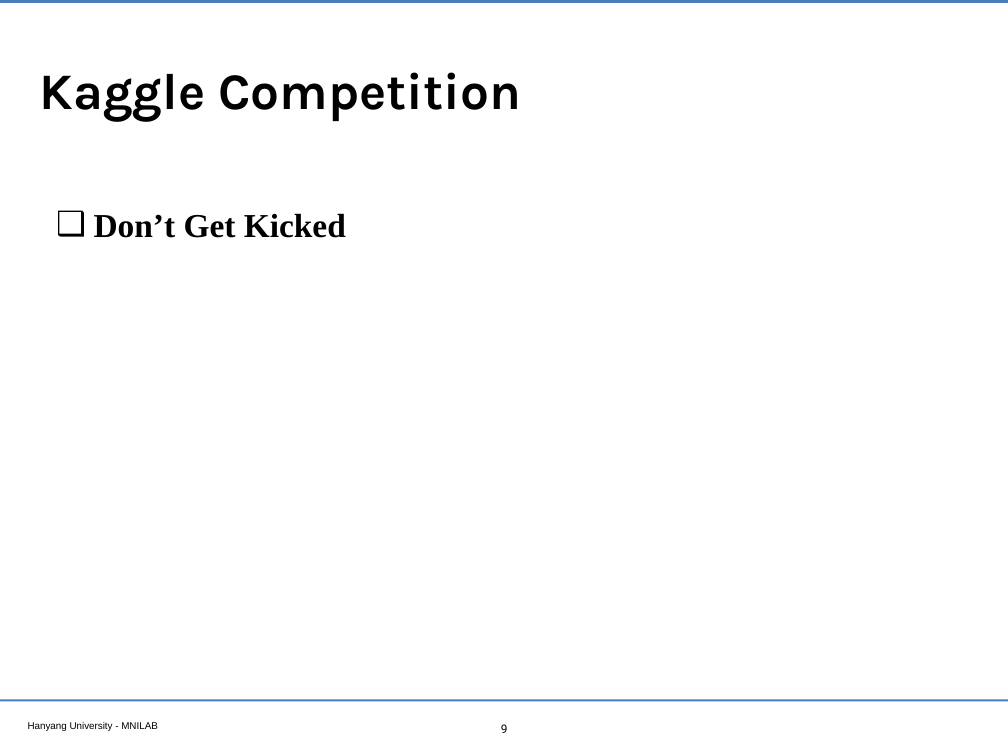
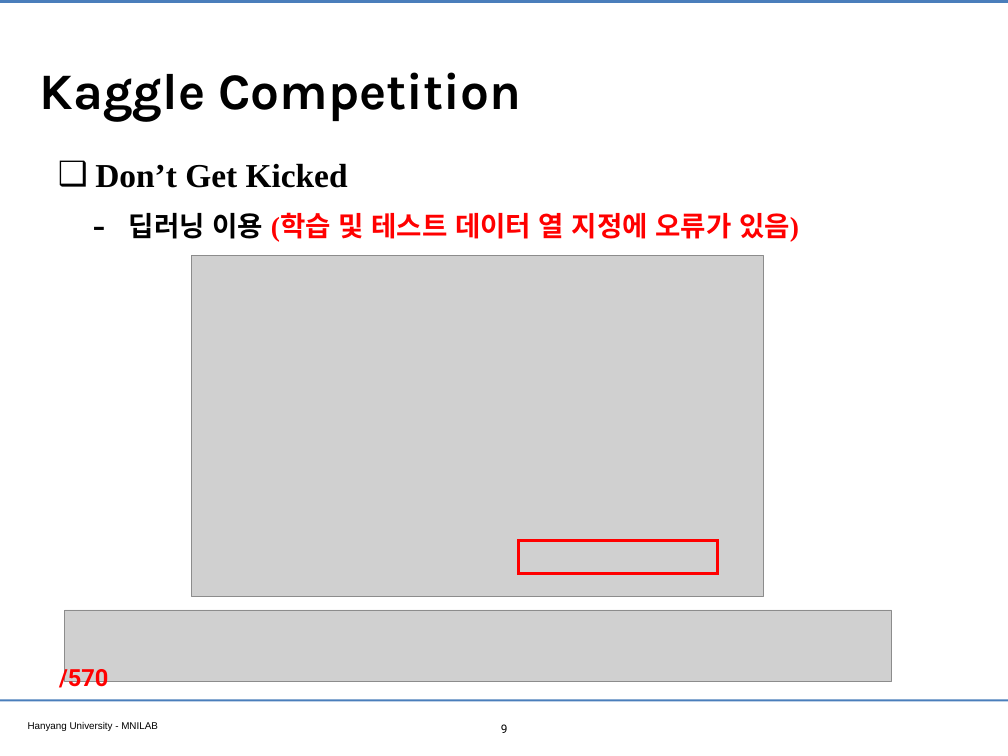
Before and after one commit to WannaBeSuperteur/2020, a slide deck: slide 9 of report/200626_AI.pptx. Drawn at 1008x756 pixels with LibreOffice and Linux fonts; fonts in the diff are those of the drawing; grey boxes stand for pictures; background and template pictures are left out. Boxes give left, top, right and bottom in pixels: in the first picture for what was removed or moved away, otherwise in the second. Text is boxed around its words. In the diff, an @@ line names an element or a change of style, - is before the commit and + after.

```diff
--- a/report/200626_AI.pptx
+++ b/report/200626_AI.pptx
@@ text "Don’t Get Kicked": place and size @@
-text "Don’t Get Kicked" at [94, 213, 346, 238]
+text "Don’t Get Kicked" at [95, 163, 799, 242]
@@ text at [129, 213, 799, 242]: paragraph added @@
+  – 딥러닝 이용 (학습 및 테스트 데이터 열 지정에 오류가 있음)
@@ picture added at [191, 256, 764, 596] @@
@@ rectangle added at [518, 540, 718, 573], outline #FF0000 3 pt @@
@@ picture added at [65, 610, 891, 682] @@
@@ text added at [59, 665, 108, 692], 24 pt, text #FF0000, bold @@
+/570
```
Also in this commit, not shown: 4 slides added.
